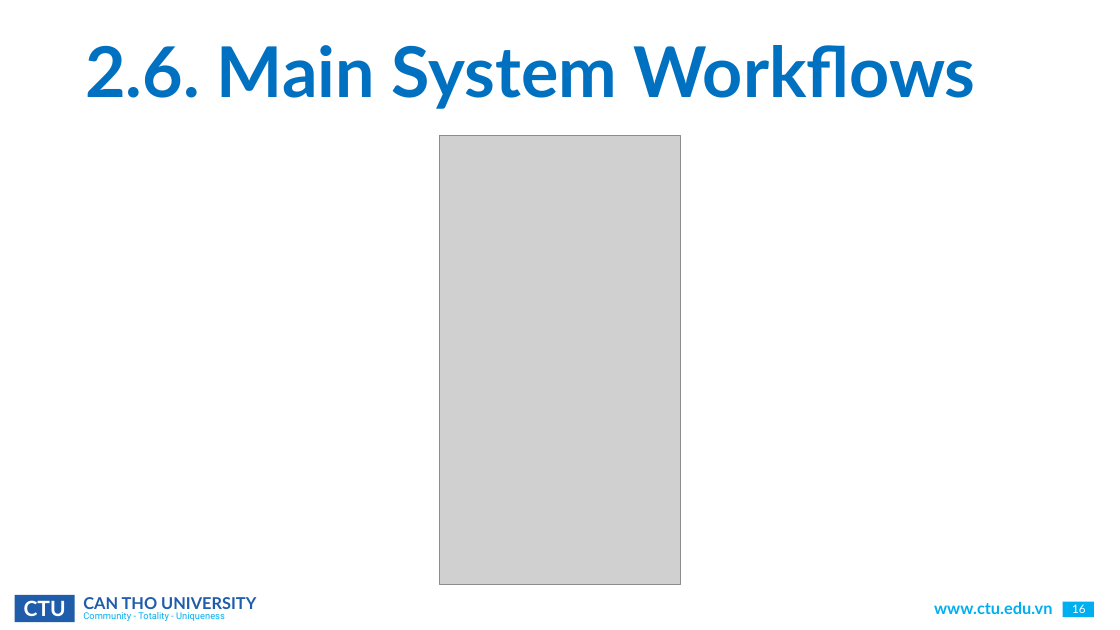
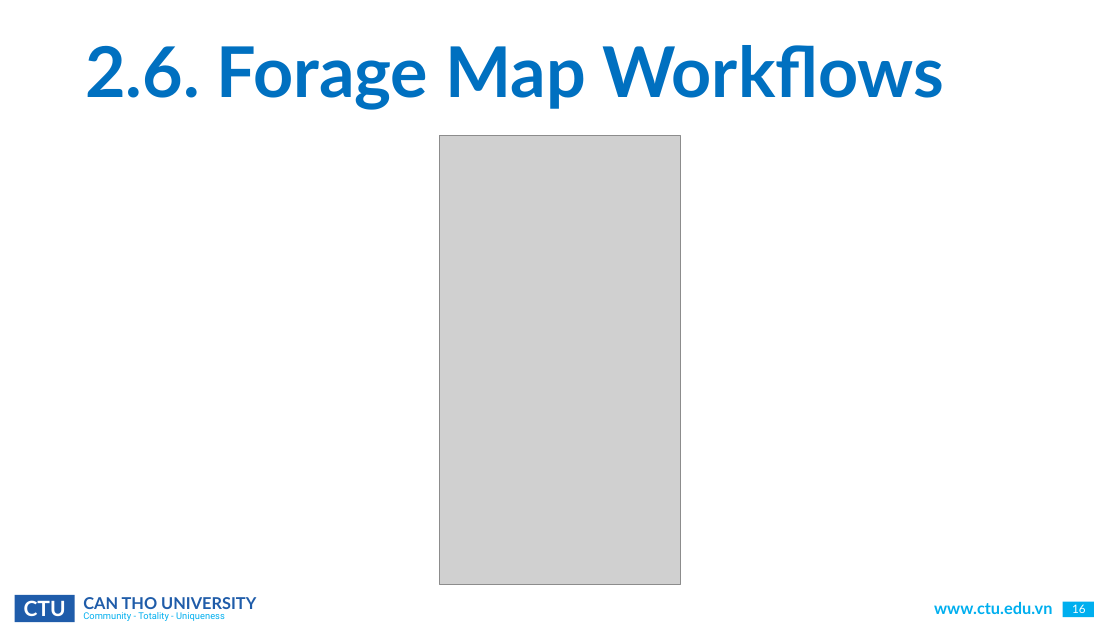
Before and after one commit to CommonHouseCat/fungiscan-mushroom-identifier, a slide deck: slide 16 of Báo cáo/GraduationThesis.pptx. Drawn at 1120x630 pixels with LibreOffice and Linux fonts; fonts in the diff are those of the drawing; grey boxes stand for pictures; background and template pictures are left out. Boxes give left, top, right and bottom in pixels: in the first picture for what was removed or moved away, otherwise in the second. Text is boxed around its words. In the diff, an @@ line names an element or a change of style, - is before the commit and + after.

```diff
--- a/Báo cáo/GraduationThesis.pptx
+++ b/Báo cáo/GraduationThesis.pptx
@@ title at [85, 45, 944, 110]: text changed @@
-2.6. Main System Workflows
+2.6. Forage Map Workflows
```
Also in this commit, not shown: 4 other slides changed.
